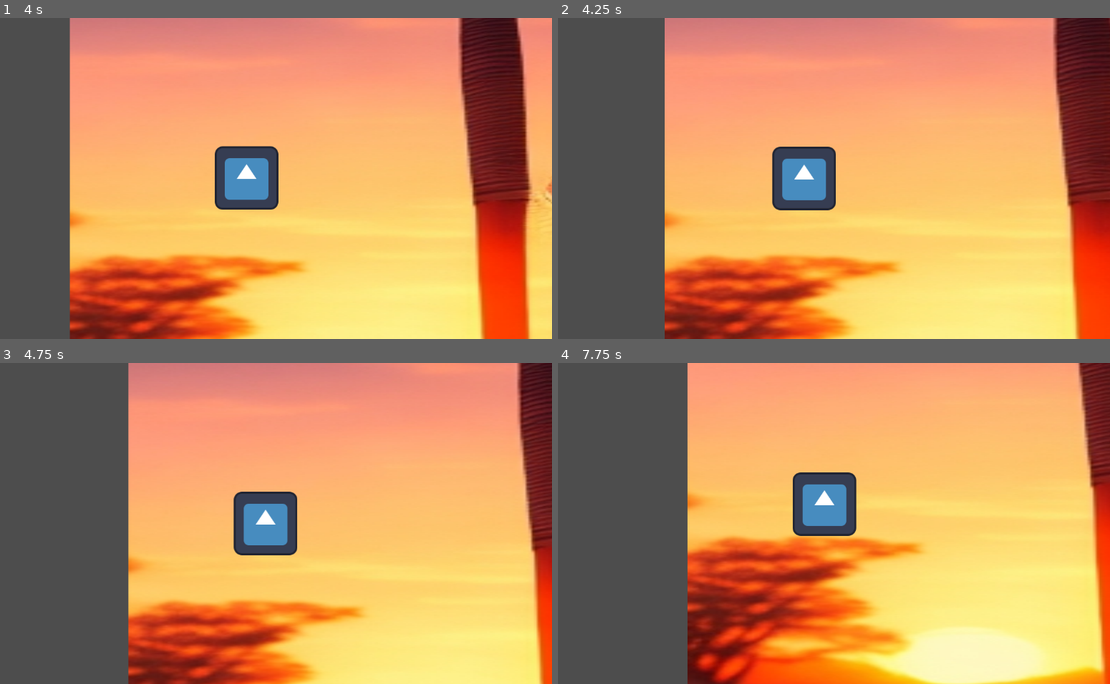
Above: before the commit, frames 1-4 (two rows, left to right).
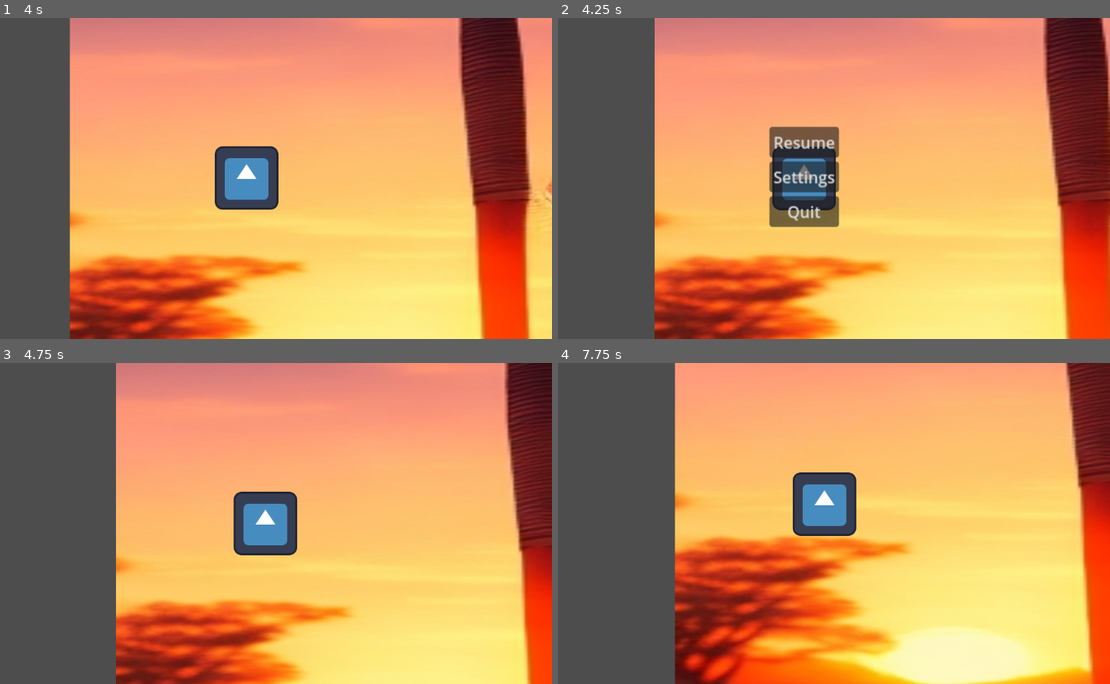
Above: after the commit, the same moments.

Repository: ProjectStarborne/Starborne
Game: Godot game, scene res://Assets/environment.tscn
Two runs of this game, one before a commit and one after it. Both use one fixed random seed, a clock stepped at 60 frames per second and the inputs below. The engine's default icon, where the game draws it, is replaced by a stand-in: a white triangle on a blue panel in a dark square.
Inputs (mouse positions are in pixels of both pictures, inside the frame that each line leads up to):
- Up to frame 1 (4 s): tap Enter at 0.5 s; hold D (right) 0.53-1.28 s; hold S (down) 1.28-2.03 s; hold D (right) 2.03-2.78 s; hold W (up) 2.78-3.53 s; hold A (left) from 3.53 s (still down)
- Up to frame 2 (4.25 s): keep holding A (left); tap Escape (pause, bound only after the commit) at 4.15 s
- Up to frame 3 (4.75 s): release A (left) at 4.25 s; click (248, 488) at 4.25 s, where only the run after the commit has a clickable "Resume"
- Up to frame 4 (7.75 s): hold A (left) 5.03-5.78 s; hold S (down) 5.78-6.53 s; hold D (right) 6.53-7.28 s; hold W (up) from 7.28 s (still down)

Frame 1 is identical in both runs. In frame 2, 12% of the frame differs, in the area x 17-100%, y 0-100%; in frame 3, 9.7%; in frame 4, 14%, in the area x 21-100%, y 0-100%.

Commit message:
added basic pause menu

Diff:
--- /dev/null
+++ b/Assets/Scenes/pause_menu.gd
@@ -0,0 +1,14 @@
+extends Control
+
+@onready var main = $"../../"
+
+func _on_resume_pressed() -> void:
+	main.pauseMenu()
+
+
+func _on_settings_pressed() -> void:
+	pass # Replace with function body.
+
+
+func _on_quit_pressed() -> void:
+	get_tree().quit()
--- /dev/null
+++ b/Assets/Scenes/pause_menu.tscn
@@ -0,0 +1,37 @@
+[gd_scene load_steps=2 format=3 uid="uid://ce3ug8v5y25x4"]
+
+[ext_resource type="Script" path="res://Assets/Scenes/pause_menu.gd" id="1_ek7q1"]
+
+[node name="PauseMenu" type="Control"]
+visible = false
+layout_mode = 3
+anchors_preset = 15
+anchor_right = 1.0
+anchor_bottom = 1.0
+grow_horizontal = 2
+grow_vertical = 2
+script = ExtResource("1_ek7q1")
+
+[node name="MarginContainer" type="MarginContainer" parent="."]
+layout_mode = 0
+offset_right = 40.0
+offset_bottom = 40.0
+
+[node name="VBoxContainer" type="VBoxContainer" parent="MarginContainer"]
+layout_mode = 2
+
+[node name="Resume" type="Button" parent="MarginContainer/VBoxContainer"]
+layout_mode = 2
+text = "Resume"
+
+[node name="Settings" type="Button" parent="MarginContainer/VBoxContainer"]
+layout_mode = 2
+text = "Settings"
+
+[node name="Quit" type="Button" parent="MarginContainer/VBoxContainer"]
+layout_mode = 2
+text = "Quit"
+
+[connection signal="pressed" from="MarginContainer/VBoxContainer/Resume" to="." method="_on_resume_pressed"]
+[connection signal="pressed" from="MarginContainer/VBoxContainer/Settings" to="." method="_on_settings_pressed"]
+[connection signal="pressed" from="MarginContainer/VBoxContainer/Quit" to="." method="_on_quit_pressed"]
--- a/Assets/anchor_camera_2d.tscn
+++ b/Assets/anchor_camera_2d.tscn
@@ -1,6 +1,6 @@
 [gd_scene load_steps=2 format=3 uid="uid://3p6hnlpnes2w"]
 
-[ext_resource type="Script" path="res://anchor_camera_2d.gd" id="1_4om01"]
+[ext_resource type="Script" path="res://Scripts/anchor_camera_2d.gd" id="1_4om01"]
 
 [node name="AnchorCamera2D" type="Camera2D"]
 script = ExtResource("1_4om01")
--- a/Assets/environment.tscn
+++ b/Assets/environment.tscn
@@ -1,10 +1,13 @@
-[gd_scene load_steps=4 format=3 uid="uid://pewylh8ghso2"]
+[gd_scene load_steps=6 format=3 uid="uid://pewylh8ghso2"]
 
 [ext_resource type="PackedScene" uid="uid://cg1n3hs12k8ko" path="res://Assets/player.tscn" id="1_cbyr6"]
 [ext_resource type="Texture2D" uid="uid://bqgckrcvbmco7" path="res://Assets/images/DreamShaper_v5_A_Hippo_that_has_trained_to_be_a_samurai_posing_0.jpg" id="1_hf3wi"]
+[ext_resource type="Script" path="res://Assets/main.gd" id="1_r82cw"]
 [ext_resource type="PackedScene" uid="uid://cgrjsyyihe7on" path="res://Assets/anchor_2d.tscn" id="2_uj1sq"]
+[ext_resource type="PackedScene" uid="uid://ce3ug8v5y25x4" path="res://Assets/Scenes/pause_menu.tscn" id="5_d2olo"]
 
 [node name="Environment" type="Node2D"]
+script = ExtResource("1_r82cw")
 
 [node name="TextureRect" type="TextureRect" parent="."]
 offset_left = -41.0
@@ -15,6 +18,13 @@
 
 [node name="Player" parent="." instance=ExtResource("1_cbyr6")]
 
+[node name="PauseMenu" parent="Player" instance=ExtResource("5_d2olo")]
+offset_left = -70.0
+offset_top = -104.0
+offset_right = -70.0
+offset_bottom = -104.0
+scale = Vector2(2, 2)
+
 [node name="hipp_face" parent="." instance=ExtResource("2_uj1sq")]
 position = Vector2(1584, 0)
 
--- /dev/null
+++ b/Assets/main.gd
@@ -0,0 +1,19 @@
+extends Node2D
+
+@onready var pause_menu = $Player/PauseMenu
+var paused = false
+
+# Called every frame. 'delta' is the elapsed time since the previous frame.
+func _process(delta: float) -> void:
+	if Input.is_action_just_pressed("pause"):
+		pauseMenu()
+
+func pauseMenu():
+	if paused:
+		pause_menu.hide()
+		Engine.time_scale = 1
+	else:
+		pause_menu.show()
+		Engine.time_scale = 0
+
+	paused = !paused
--- a/project.godot
+++ b/project.godot
@@ -51,6 +51,11 @@
 "events": [Object(InputEventMouseButton,"resource_local_to_scene":false,"resource_name":"","device":-1,"window_id":0,"a …(253 unchanged characters)…
 ]
 }
+pause={
+"deadzone": 0.5,
+"events": [Object(InputEventKey,"resource_local_to_scene":false,"resource_name":"","device":-1,"window_id":0,"alt_pressed":false,"shift_pressed":false,"ctrl_pressed":false,"meta_pressed":false,"pressed":false,"keycode":0,"physical_keycode":4194305,"key_label":0,"unicode":0,"location":0,"echo":false,"script":null)
+]
+}
 
 [layer_names]
 
Renamed: anchor_camera_2d.gd -> Scripts/anchor_camera_2d.gd
